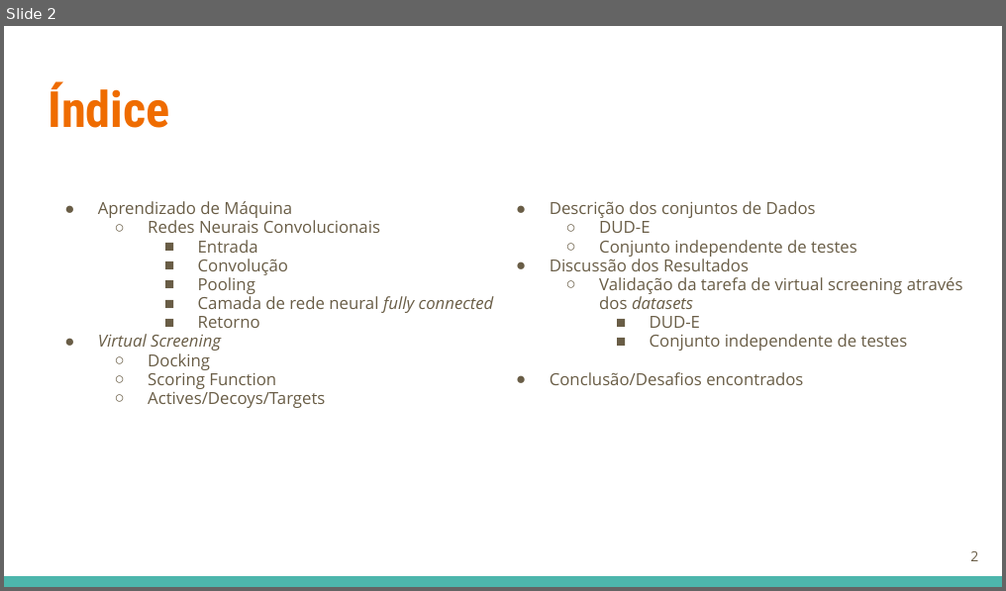
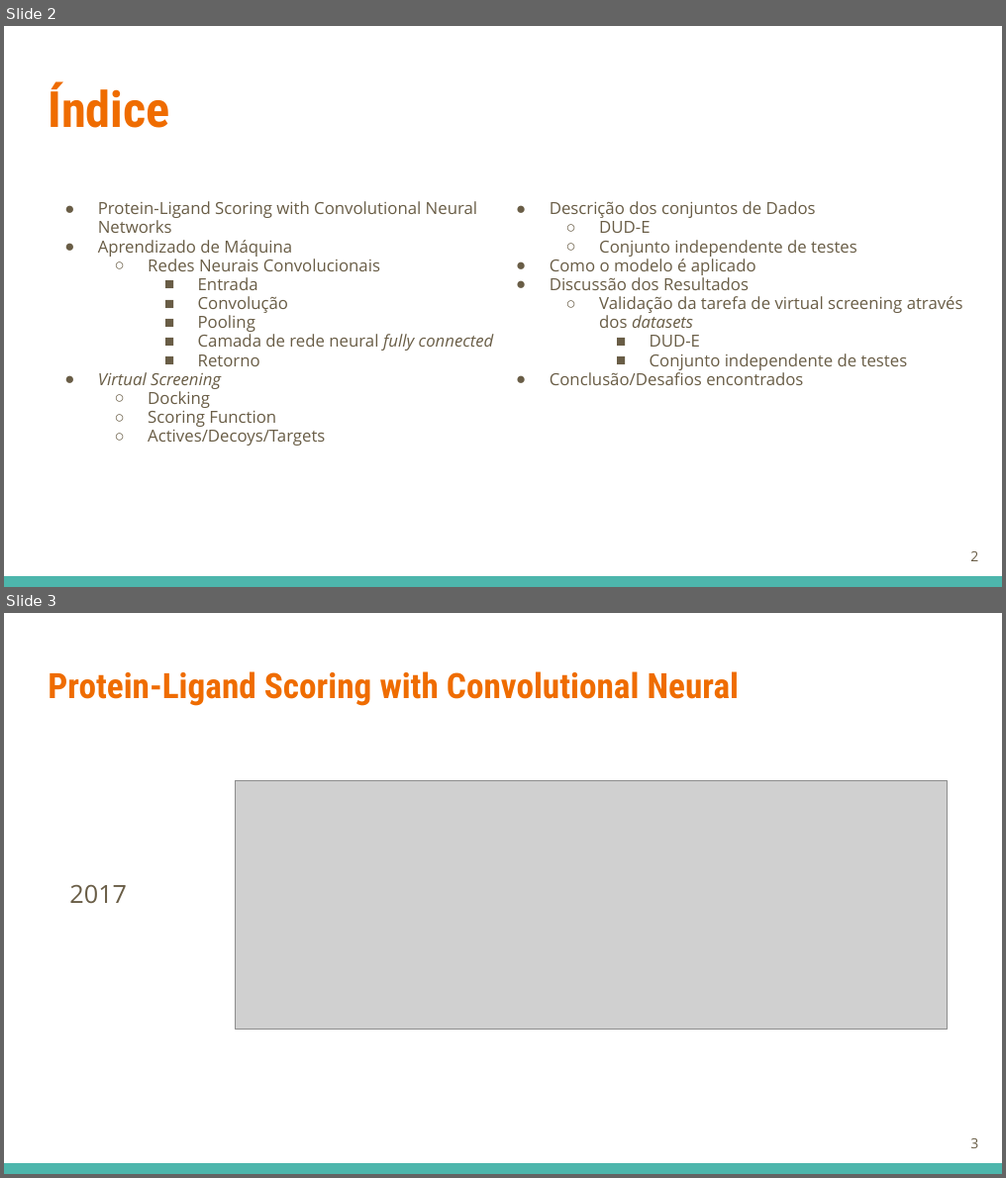
Before and after one commit to GuilhermeGraeff/Docking-Input, a slide deck: apresentacao/Virtual Screening.odp. Shown one above the other, each under a label of ours: slide 2 before the commit, slides 2 and 3 after it. The pictures are 1006x591 and 1006x1178 pixels, drawn with LibreOffice and Linux fonts; fonts in the diff are those of the drawing; grey boxes stand for pictures. Boxes give left, top, right and bottom in pixels: in the first picture for what was removed or moved away, otherwise in the second. Text is boxed around its words. In the diff, an @@ line names an element or a change of style, - is before the commit and + after.

```diff
--- a/apresentacao/Virtual Screening.odp
+++ b/apresentacao/Virtual Screening.odp
@@ slide 3 added at (4, 613, 1002, 1174), background #FFFFFF; not listed: 1 template element that a slide beside it also shows @@
@@ title added at (48, 671, 740, 706), 25.2 pt, text #EF6C00, bold @@
+Protein-Ligand Scoring with Convolutional Neural
@@ picture added at (236, 780, 948, 1029) @@
@@ text added at (69, 884, 127, 903), 18 pt, text #695D46 @@
+2017
@@ page number added at (970, 1139, 978, 1149), 10 pt, text #695D46 @@
+3
@@ slide 2 changed as well @@
@@ text at (98, 201, 477, 233): paragraph added @@
+● Protein-Ligand Scoring with Convolutional Neural Networks
@@ text at (549, 256, 756, 275): paragraph added @@
+● Como o modelo é aplicado
```
Also in this commit, not shown: 7 other slides changed, 14 other slides added, 7 slides removed, 2 other files.
